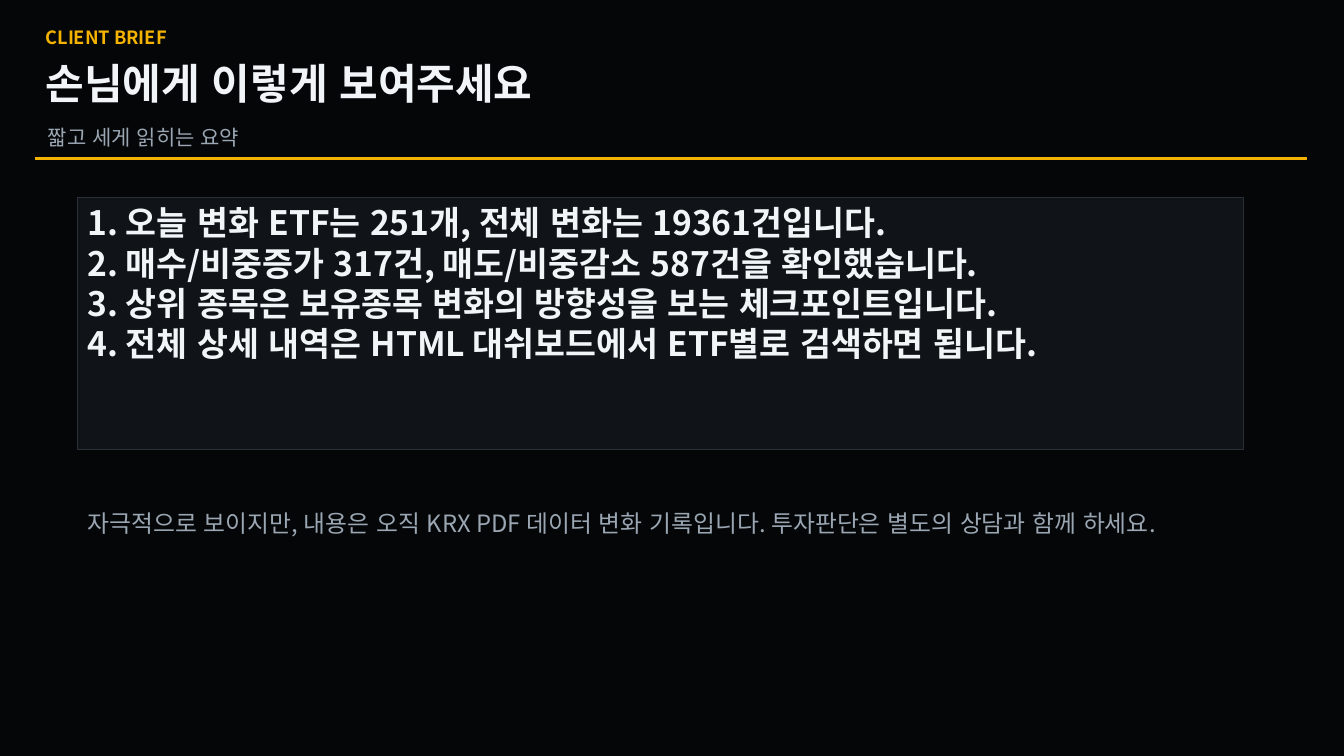
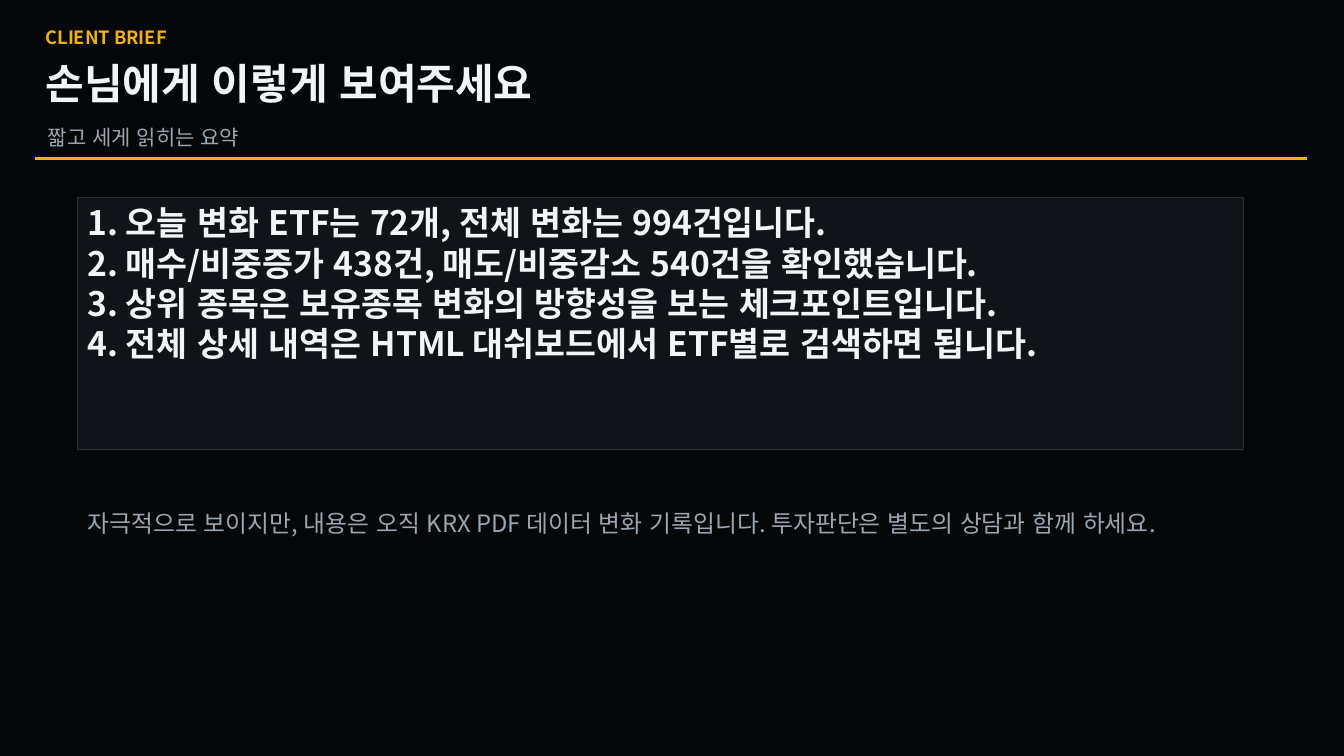
Before and after one commit to se2in/ETF_KRX, a slide deck: slide 5 of docs/latest_changes.pptx. Drawn at 1344x756 pixels with LibreOffice and Linux fonts; fonts in the diff are those of the drawing. Boxes give left, top, right and bottom in pixels: in the first picture for what was removed or moved away, otherwise in the second. Text is boxed around its words. In the diff, an @@ line names an element or a change of style, - is before the commit and + after.

```diff
--- a/docs/latest_changes.pptx
+++ b/docs/latest_changes.pptx
@@ text in rectangle at (88,206,977,283): text changed @@
-1. 오늘 변화 ETF는 251개, 전체 변화는 19361건입니다.
-2. 매수/비중증가 317건, 매도/비중감소 587건을 확인했습니다.
+1. 오늘 변화 ETF는 72개, 전체 변화는 994건입니다.
+2. 매수/비중증가 438건, 매도/비중감소 540건을 확인했습니다.
```
Also in this commit, not shown: 4 other slides changed, 4 other files.
